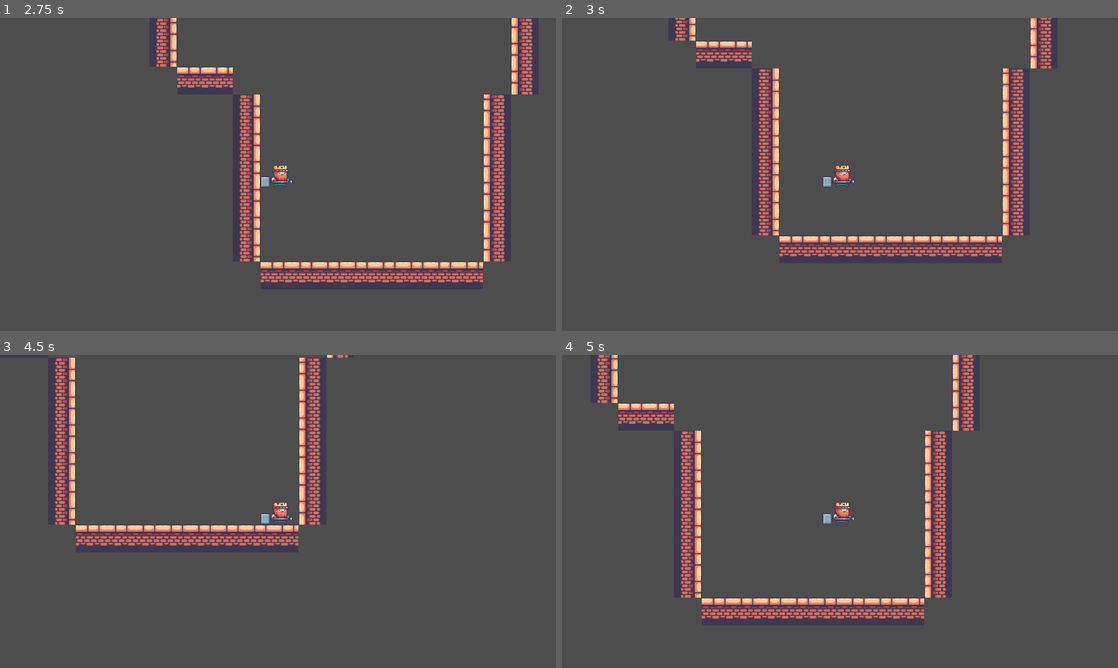
Above: before the commit, frames 1-4 (two rows, left to right).
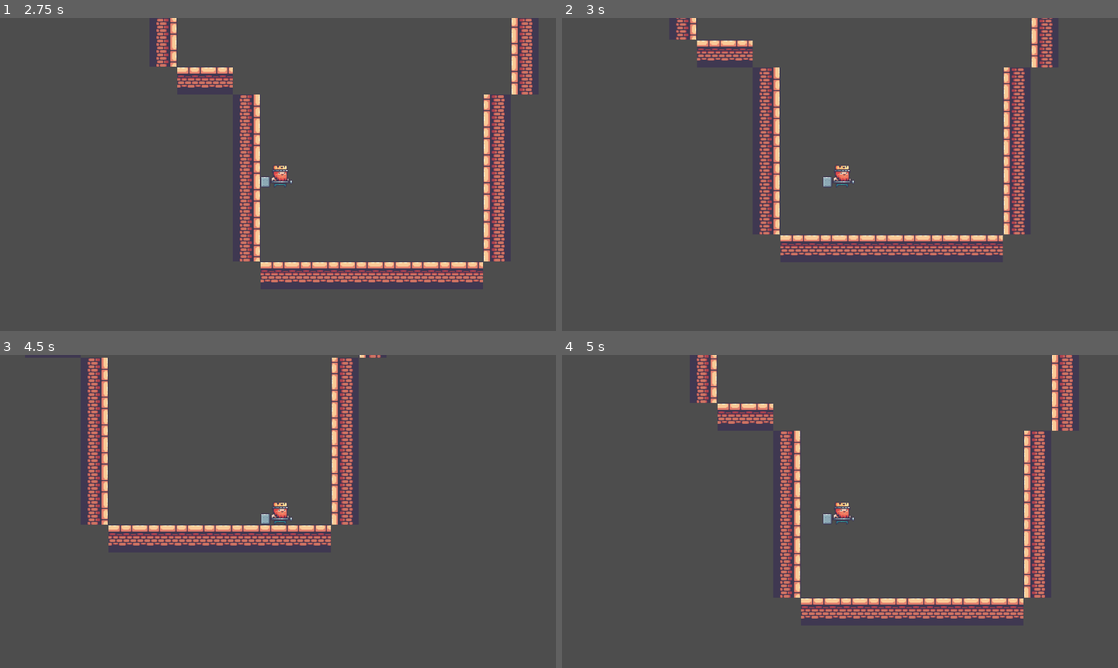
Above: after the commit, the same moments.

Repository: ryschneider/Grapple-Goblin
Game: Godot game, scene res://objects/Level1.tscn
Two runs of this game, one before a commit and one after it. Both use one fixed random seed, a clock stepped at 60 frames per second and the inputs below.
Inputs (mouse positions are in pixels of both pictures, inside the frame that each line leads up to):
- Up to frame 1 (2.75 s): tap Enter at 0.5 s; move the mouse to (400, 158) at 0.52 s; hold D (move_right) 0.53-2.03 s; click (400, 158) at 0.6 s; tap Space (jump) at 0.77, 0.8, 1.07, 1.35, 1.52, 1.82, 2.3 s; move the mouse to (166, 190) at 1.27 s; click (166, 190) at 1.55 s; move the mouse to (333, 105) at 2.02 s; hold A (move_left) from 2.03 s (still down); click (333, 105) at 2.1 s
- Up to frame 2 (3 s): move the mouse to (812, 237) at 2.77 s; release A (move_left) at 2.78 s; hold D (move_right) from 2.78 s (still down); click (812, 237) at 2.85 s
- Up to frame 3 (4.5 s): tap Space (jump) at 3.02, 3.32, 3.6, 3.77, 4.07 s; move the mouse to (444, 558) at 3.52 s; move the mouse to (111, 464) at 4.27 s; release D (move_right) at 4.28 s; hold A (move_left) from 4.28 s (still down); click (111, 464) at 4.35 s
- Up to frame 4 (5 s): keep holding A (move_left); tap Space (jump) at 4.52, 4.82 s

Frame 1 is identical in both runs. In frame 2, 5.0% of the frame differs, in the area x 20-89%, y 0-77%; in frame 3, 7.2%; in frame 4, 11%, in the area x 6-92%, y 0-85%.

Commit message:
fixed friction + stuff

Diff:
--- a/objects/Level1.tscn
+++ b/objects/Level1.tscn
@@ -342,7 +342,7 @@
 physics_layer_0/collision_mask = 3
 sources/1 = SubResource("TileSetAtlasSource_23x2v")
 
-[node name="Node2D" type="Node2D"]
+[node name="Level1" type="Node2D"]
 
 [node name="TileMap" type="TileMap" parent="."]
 texture_filter = 1
--- a/objects/Player.tscn
+++ b/objects/Player.tscn
@@ -3,7 +3,7 @@
 [ext_resource type="Script" path="res://scripts/Player.gd" id="1_xdg55"]
 [ext_resource type="Texture2D" uid="uid://contfojraosrl" path="res://assets/Kings and Pigs/Sprites/01-King Human/Idle (78x58).png" id="2_qiqul"]
 [ext_resource type="Script" path="res://scripts/Hook.gd" id="3_esycl"]
-[ext_resource type="Texture2D" uid="uid://bx0jktpxsql2" path="res://assets/hook.png" id="4_tkh7p"]
+[ext_resource type="Texture2D" uid="uid://bvm52vl45446i" path="res://assets/Level/Goblin/hook.png" id="4_4c58g"]
 
 [sub_resource type="RectangleShape2D" id="RectangleShape2D_cy1of"]
 size = Vector2(37, 26)
@@ -11,7 +11,7 @@
 [sub_resource type="CircleShape2D" id="CircleShape2D_kfyvr"]
 radius = 3.0
 
-[node name="Node2D" type="Node2D"]
+[node name="PlayerNode" type="Node2D"]
 
 [node name="Player" type="CharacterBody2D" parent="."]
 script = ExtResource("1_xdg55")
@@ -37,9 +37,12 @@
 
 [node name="Sprite2D" type="Sprite2D" parent="Hook"]
 texture_filter = 1
-position = Vector2(2, -1)
+position = Vector2(0.5, 1)
+rotation = 0.820305
 scale = Vector2(0.5, 0.5)
-texture = ExtResource("4_tkh7p")
+texture = ExtResource("4_4c58g")
+region_enabled = true
+region_rect = Rect2(-0.709, 6.325, 25, 25)
 
 [node name="CollisionShape2D" type="CollisionShape2D" parent="Hook"]
 shape = SubResource("CircleShape2D_kfyvr")
--- /dev/null
+++ b/objects/Screen1.tscn
@@ -0,0 +1,13 @@
+[gd_scene load_steps=3 format=3 uid="uid://bhsjfpa1k5plq"]
+
+[ext_resource type="PackedScene" uid="uid://cdrym56evtx8a" path="res://objects/Player.tscn" id="2_sh5py"]
+
+[sub_resource type="TileSet" id="TileSet_af05n"]
+
+[node name="Screen1" type="Node2D"]
+
+[node name="PlayerNode" parent="." instance=ExtResource("2_sh5py")]
+
+[node name="TileMap" type="TileMap" parent="."]
+tile_set = SubResource("TileSet_af05n")
+format = 2
--- a/scripts/Hook.gd
+++ b/scripts/Hook.gd
@@ -1,7 +1,8 @@
 extends RigidBody2D
 
 const SPEED = 2000
-const MIN_LENGTH = 10
+const MIN_LENGTH = 50
+const MAX_LENGTH = 500
 
 var direction = Vector2()
 
@@ -25,6 +26,13 @@
 	var rope = position - Player.position
 	ropeLength = rope.length()
 
+var oldPlayerPos = Vector2()
+func shootHook(): # called from Player.gd
+	direction = (get_global_mouse_position() - Player.position).normalized()
+	position = Player.position + direction # to fix rotation setting in physics
+	oldPlayerPos = Player.position
+	show()
+
 func apply(vel): # apply grapple physics to velocity
 	if isHooked:
 		var rope = position - Player.position
@@ -33,11 +41,21 @@
 			vel -= ropeDir * vel.dot(ropeDir)
 	return vel
 
+func _process(dt):
+	rotation = (position - Player.position).angle()
+
 func _physics_process(dt):
 	if is_visible() && !isHooked:
+		if (position - Player.position).length() > MAX_LENGTH:
+			destroy()
+
 		var collision = move_and_collide(direction * SPEED * dt)
 		if collision:
-			hook()
+			if (position - Player.position).length() >= MIN_LENGTH:
+				hook()
+			else:
+				destroy()
+
 	if isHooked:
 		var rope = position - Player.position
 		if rope.length() >= ropeLength:
--- a/scripts/Player.gd
+++ b/scripts/Player.gd
@@ -6,7 +6,7 @@
 const TOP_SPEED = 300
 
 const FLOOR_ACC = 0.3
-const FLOOR_FRICTION = 0.2
+const FLOOR_FRICTION = 0.1
 
 const AIR_ACC = 0.1
 const AIR_FRICTION = 0.05
@@ -18,14 +18,6 @@
 
 @onready var Hook = get_node("../Hook")
 
-func grapple():
-	Hook.direction = (get_global_mouse_position() - position).normalized()
-	Hook.position = position
-	Hook.show()
-
-func ungrapple():
-	Hook.destroy()
-
 func _physics_process(delta):
 	if not is_on_floor():
 		momentumVel.y += GRAVITY * delta
@@ -33,36 +25,60 @@
 		momentumVel.y = 0
 
 	if Input.is_action_just_pressed("grapple"):
-		grapple()
+		Hook.shootHook()
 	elif Input.is_action_just_released("grapple"):
-		ungrapple()
+		Hook.destroy()
 
 	if Input.is_action_just_pressed("jump"):
 		if is_on_floor():
 			momentumVel.y += FLOOR_JUMP
 		elif Hook.isHooked:
 			momentumVel.y += GRAPPLE_JUMP
-			ungrapple()
+			Hook.destroy()
+		else:
+			print("NOT ON FLOOR")
+			print(moveVel)
+			print(momentumVel)
+			print()
 
 	var direction = Input.get_axis("move_left", "move_right")
 	if direction != 0:
 		# approach direction TOP_SPEED
 		moveVel = lerp(moveVel, direction * Vector2(TOP_SPEED, 0), FLOOR_ACC)
+
+		if sign(moveVel.x) != sign(momentumVel.x):
+			var shift
+			if abs(moveVel.x) > abs(momentumVel.x):
+				shift = -momentumVel.x
+			else:
+				shift = moveVel.x
+
+			momentumVel.x += shift
+			moveVel.x -= shift
 	else:
 		# approach 0 by friction
 		var friction
 		if is_on_floor(): friction = FLOOR_FRICTION
 		else: friction = AIR_FRICTION
 
-		var velChange = momentumVel.x
-		momentumVel.x = lerp(momentumVel.x, 0.0, friction)
-		velChange = momentumVel.x - velChange
-		if velChange < 5:
-			moveVel.x = lerp(moveVel.x, 0.0, friction)
+		var totalX = momentumVel.x + moveVel.x
+		var dx = lerp(totalX, 0.0, friction) - totalX
+
+		if sign(momentumVel.x + dx) == sign(dx):
+			moveVel.x += dx - momentumVel.x
+			momentumVel.x = 0
+		else:
+			momentumVel.x += dx
+
+#		var velChange = momentumVel.x
+#		momentumVel.x = lerp(momentumVel.x, 0.0, friction)
+#		velChange = momentumVel.x - velChange
+#		if velChange < 1:
+#			moveVel.x = lerp(moveVel.x, 0.0, friction)
 
 	moveVel = Hook.apply(moveVel)
 	momentumVel = Hook.apply(momentumVel)
-	if is_on_ceiling():
+	if is_on_ceiling() or (is_on_floor() and not Input.is_action_just_pressed("jump")):
 		moveVel.y = 0
 		momentumVel.y = 0
 
Binary file added: assets/Level/Goblin/Goblin-idle-right.ase
Binary file added: assets/Level/Goblin/Goblin-idle-right.png
Not shown, added: assets/Level/Goblin/Goblin-idle-right.png.import
Binary file added: assets/Level/Goblin/Goblin-jump.ase
Binary file added: assets/Level/Goblin/Goblin-jump.png
Not shown, added: assets/Level/Goblin/Goblin-jump.png.import
Binary file added: assets/Level/Goblin/Goblin-run-leftarm.png
Not shown, added: assets/Level/Goblin/Goblin-run-leftarm.png.import
Binary file added: assets/Level/Goblin/Goblin-run-rightarm.png
Not shown, added: assets/Level/Goblin/Goblin-run-rightarm.png.import
Renamed: assets/hook.png -> assets/Level/Goblin/hook.png
Not shown, added: assets/Level/Goblin/hook.png.import
(and 43 more such lines)
